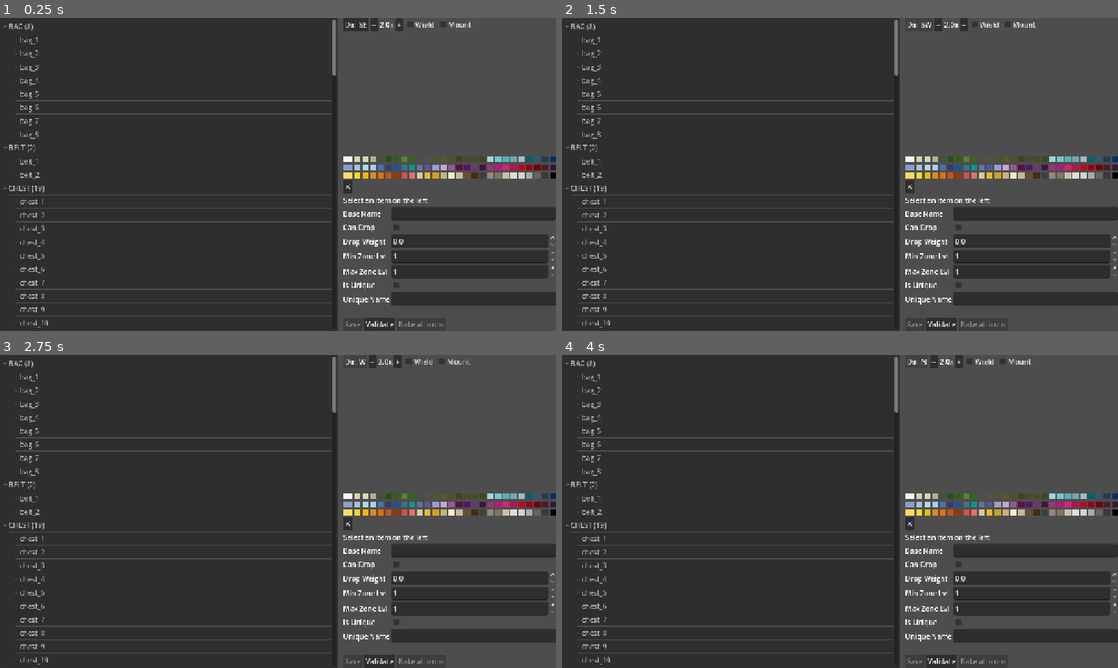
Above: before the commit, frames 1-4 (two rows, left to right).
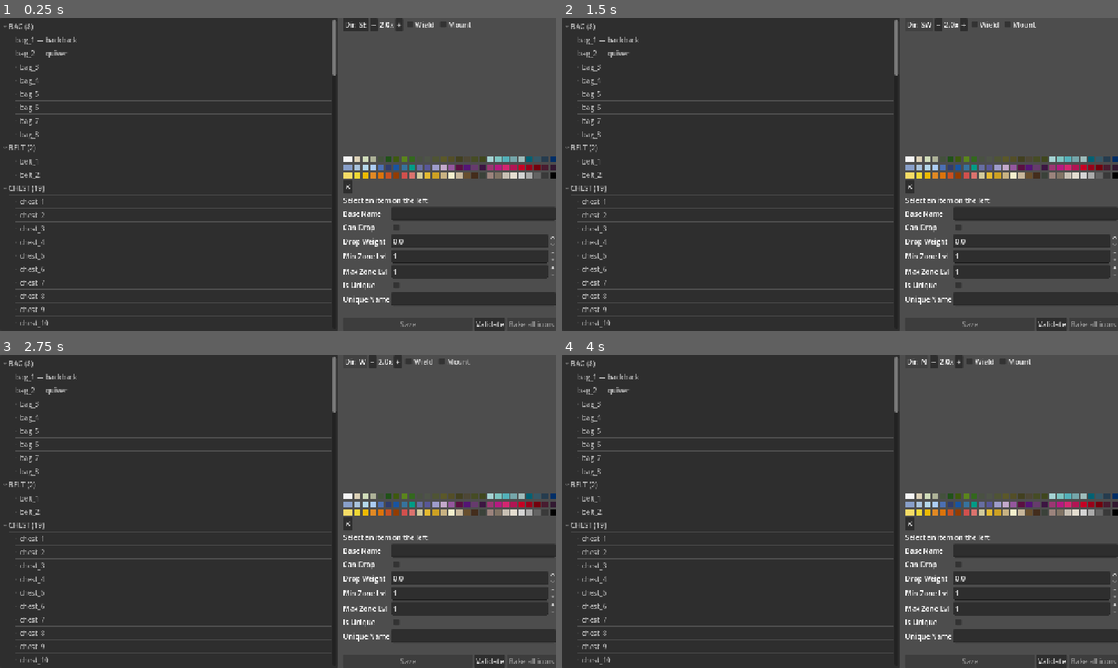
Above: after the commit, the same moments.

Repository: lenzerevans1995-coder/IsoArpg
Game: Godot game, scene res://item_editor.tscn
Two runs of this game, one before a commit and one after it. Both use one fixed random seed, a clock stepped at 60 frames per second and the inputs below. This scene is started directly instead of the project's main scene.
Inputs:
- Up to frame 1 (0.25 s): no input
- Up to frame 2 (1.5 s): click "Dir: SE" at 0.5 s; click "Dir: S" at 1.25 s
- Up to frame 3 (2.75 s): click "Dir: SW" at 2 s
- Up to frame 4 (4 s): click "Dir: W" at 2.75 s; click "Dir: NW" at 3.5 s

The runs differ from the first frame. In frame 1, 0.5% of the frame differs, in the area x 3-100%, y 6-100%; in frame 2, 0.5%; in frame 3, 0.5%; in frame 4, 0.5%.

Commit message:
item_editor: pull Save/Validate/Bake out of scroll — sticky bottom bar
Right pane is now: VBoxContainer { ScrollContainer{ all-content }, ButtonRow }
The button row lives outside the scroll area so Save stays visible
regardless of scroll position. Save also expands horizontally for a
larger hit-target.

Diff:
--- /dev/null
+++ b/data/items/bag/bag_1.tres
@@ -0,0 +1,10 @@
+[gd_resource type="Resource" script_class="ItemMetadata" format=3]
+
+[ext_resource type="Script" path="res://item_metadata.gd" id="1_g8i25"]
+[ext_resource type="Script" path="res://item_affix.gd" id="2_8ubkn"]
+
+[resource]
+script = ExtResource("1_g8i25")
+item_id = "bag_1"
+slot = 7
+base_name = "backback"
--- /dev/null
+++ b/data/items/bag/bag_2.tres
@@ -0,0 +1,10 @@
+[gd_resource type="Resource" script_class="ItemMetadata" format=3]
+
+[ext_resource type="Script" path="res://item_metadata.gd" id="1_rudqk"]
+[ext_resource type="Script" path="res://item_affix.gd" id="2_4t01m"]
+
+[resource]
+script = ExtResource("1_rudqk")
+item_id = "bag_2"
+slot = 7
+base_name = "quiver"
--- a/item_editor.gd
+++ b/item_editor.gd
@@ -101,13 +101,16 @@
 	_tree.item_selected.connect(_on_tree_item_selected)
 	split.add_child(_tree)
 
-	# --- right: preview + info + actions, wrapped in a ScrollContainer
-	# so everything stays reachable even on a narrow window. ---
+	# --- right: scrollable content area + sticky action bar ---
+	var right_root := VBoxContainer.new()
+	right_root.size_flags_horizontal = Control.SIZE_EXPAND_FILL
+	right_root.size_flags_vertical = Control.SIZE_EXPAND_FILL
+	split.add_child(right_root)
 	var scroll := ScrollContainer.new()
 	scroll.size_flags_horizontal = Control.SIZE_EXPAND_FILL
 	scroll.size_flags_vertical = Control.SIZE_EXPAND_FILL
 	scroll.horizontal_scroll_mode = ScrollContainer.SCROLL_MODE_DISABLED
-	split.add_child(scroll)
+	right_root.add_child(scroll)
 	var right := VBoxContainer.new()
 	right.size_flags_horizontal = Control.SIZE_EXPAND_FILL
 	right.size_flags_vertical = Control.SIZE_EXPAND_FILL
@@ -192,16 +195,17 @@
 	_f_is_unique.toggled.connect(func(v): if _selected_meta: _selected_meta.is_unique = v)
 	_f_unique_name.text_changed.connect(func(v): if _selected_meta: _selected_meta.unique_name = v)
 
-	var spacer := Control.new()
-	spacer.size_flags_vertical = Control.SIZE_EXPAND_FILL
-	right.add_child(spacer)
-
+	# Sticky action bar lives in right_root (not the scroll container)
+	# so Save / Validate / Bake stay visible no matter how far the user
+	# scrolls.
 	var btns := HBoxContainer.new()
-	right.add_child(btns)
+	btns.size_flags_horizontal = Control.SIZE_EXPAND_FILL
+	right_root.add_child(btns)
 
 	_save_btn = Button.new()
 	_save_btn.text = "Save"
 	_save_btn.disabled = true
+	_save_btn.size_flags_horizontal = Control.SIZE_EXPAND_FILL
 	_save_btn.pressed.connect(_on_save_pressed)
 	btns.add_child(_save_btn)
 
